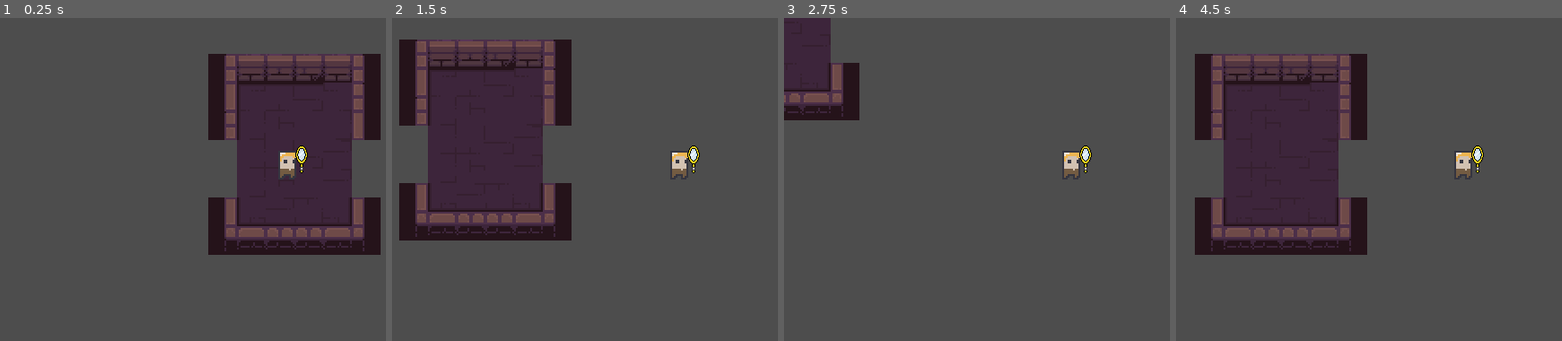
Above: before the commit, frames 1-4 (left to right).
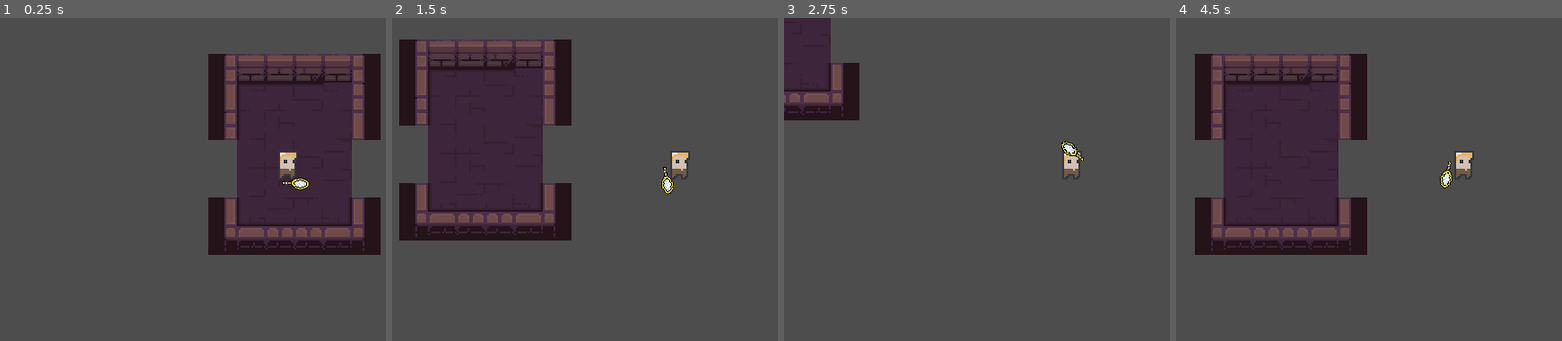
Above: after the commit, the same moments.

Repository: Z3BINI/mirror-attack
Game: Godot game, scene res://scenes/levels/test_level.tscn
Two runs of this game, one before a commit and one after it. Both use one fixed random seed, a clock stepped at 60 frames per second and the inputs below. The project has no main scene, so this scene is started directly.
Inputs (mouse positions are in pixels of both pictures, inside the frame that each line leads up to):
- Up to frame 1 (0.25 s): no input
- Up to frame 2 (1.5 s): move the mouse to (outside the picture) at 0.52 s; hold D (move_right) 0.53-1.28 s; tap F (dash) at 0.6 s; move the mouse to (565, 195) at 1.27 s; hold S (move_down) from 1.28 s (still down); tap Shift (sprint) at 1.35 s
- Up to frame 3 (2.75 s): move the mouse to (1127, 108) at 2.02 s; release S (move_down) at 2.03 s; hold D (move_right) from 2.03 s (still down); tap F (dash) at 2.1 s
- Up to frame 4 (4.5 s): move the mouse to (1434, 244) at 2.77 s; release D (move_right) at 2.78 s; hold W (move_up) 2.78-3.53 s; tap Shift (sprint) at 2.85, 4.35 s; move the mouse to (outside the picture) at 3.52 s; hold A (move_left) from 3.53 s (still down); tap F (dash) at 3.6 s; move the mouse to (1291, 131) at 4.27 s

The runs differ from the first frame. In frame 1, 0.3% of the frame differs, in the area x 73-81%, y 39-54%; in frame 2, 0.3%; in frame 3, 0.3%; in frame 4, 0.3%.

Commit message:
Added basic script to mirror
Mirror rotates around player based on mouse cursor.

Diff:
--- a/scenes/player/mirror.tscn
+++ b/scenes/player/mirror.tscn
@@ -1,6 +1,7 @@
-[gd_scene load_steps=4 format=3 uid="uid://cis3ajnnfia5r"]
+[gd_scene load_steps=5 format=3 uid="uid://cis3ajnnfia5r"]
 
 [ext_resource type="Texture2D" uid="uid://cs4rgkjetdin1" path="res://assets/mirror.png" id="1_pah45"]
+[ext_resource type="Script" path="res://scripts/player/mirror.gd" id="2_8x1kc"]
 [ext_resource type="Texture2D" uid="uid://cinswdm4iauc7" path="res://assets/dungeonSprites_ v1.5/mHeroHand_.png" id="2_aw8rh"]
 
 [sub_resource type="CapsuleShape2D" id="CapsuleShape2D_642yx"]
@@ -11,6 +12,7 @@
 scale = Vector2(0.5, 0.5)
 texture = ExtResource("1_pah45")
 offset = Vector2(0, -11)
+script = ExtResource("2_8x1kc")
 
 [node name="PlayerHandSprite" type="Sprite2D" parent="."]
 texture = ExtResource("2_aw8rh")
--- /dev/null
+++ b/scripts/player/mirror.gd
@@ -0,0 +1,9 @@
+extends Sprite2D
+
+var smooth_mouse_pos : Vector2
+
+@onready var player_hand : Node2D = get_parent()
+
+func _physics_process(delta):
+	smooth_mouse_pos = lerp(smooth_mouse_pos, get_global_mouse_position(), 0.3)
+	player_hand.look_at(smooth_mouse_pos)
